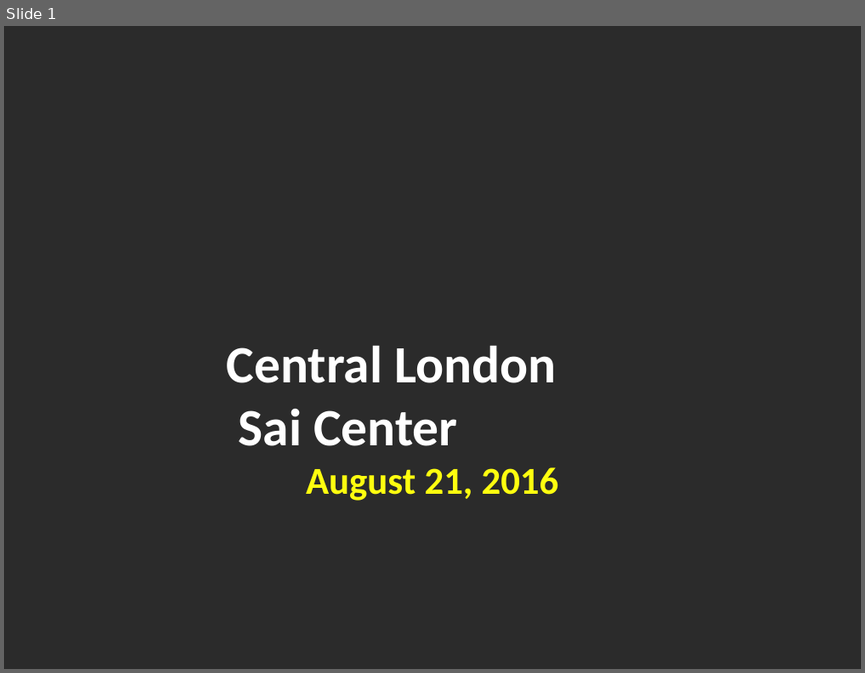
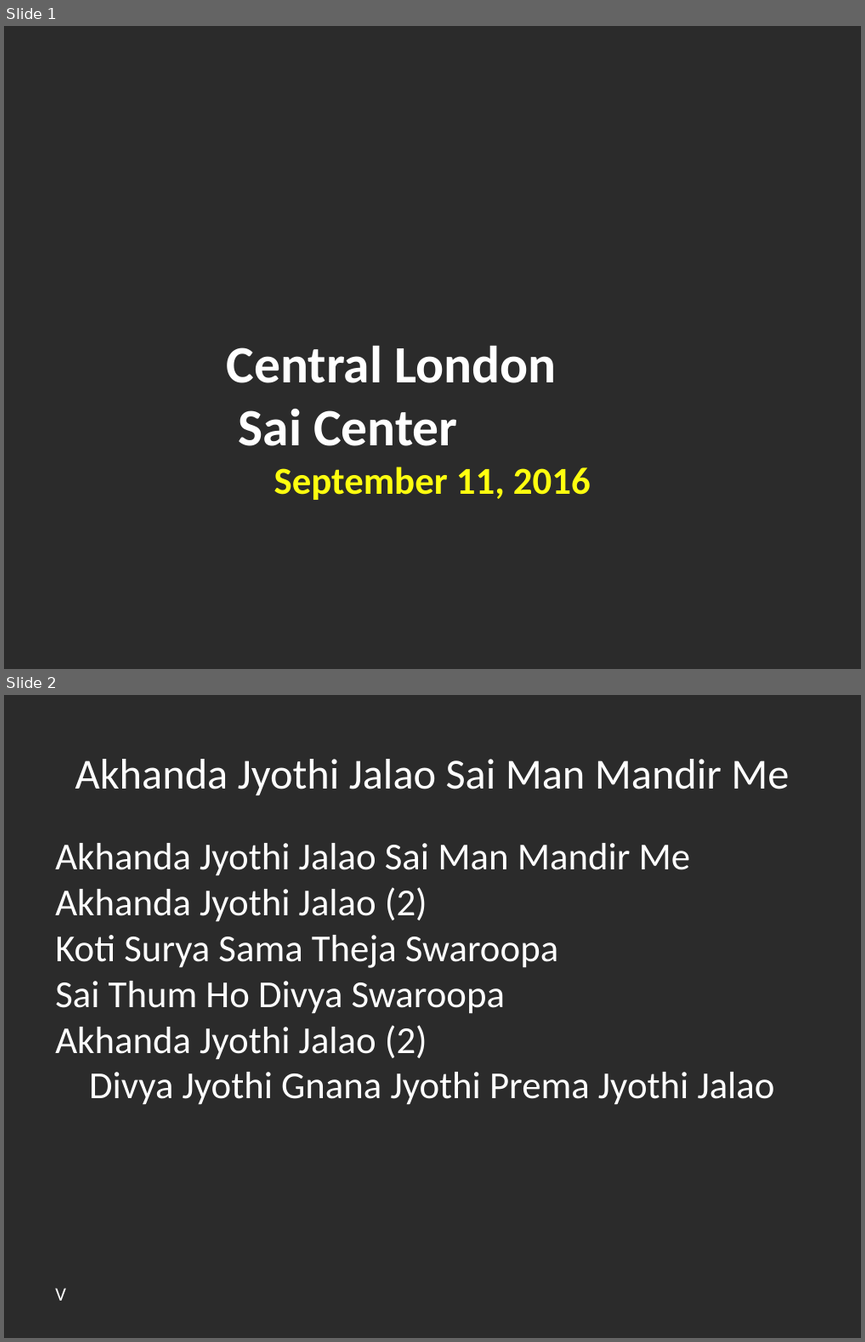
Before and after one commit to riteshreddyr/bhajanpresentationmaker, a slide deck: generated_ppts/bhajans.pptx. Shown one above the other, each under a label of ours: slide 1 before the commit, slides 1 and 2 after it. The pictures are 865x673 and 865x1342 pixels, drawn with LibreOffice and Linux fonts; fonts in the diff are those of the drawing; background and template pictures are left out; a plain dark background stands for a picture behind light text. Boxes give left, top, right and bottom in pixels: in the first picture for what was removed or moved away, otherwise in the second. Text is boxed around its words. In the diff, an @@ line names an element or a change of style, - is before the commit and + after.

```diff
--- a/generated_ppts/bhajans.pptx
+++ b/generated_ppts/bhajans.pptx
@@ slide 2 added at (4, 695, 861, 1338), background picture (left out) @@
@@ text added at (75, 759, 789, 795), 36 pt, text #FFFFFF @@
+Akhanda Jyothi Jalao Sai Man Mandir Me
@@ text added at (55, 843, 775, 1105), 32 pt, text #FFFFFF @@
+Akhanda Jyothi Jalao Sai Man Mandir Me
+Akhanda Jyothi Jalao (2)
+Koti Surya Sama Theja Swaroopa
+Sai Thum Ho Divya Swaroopa
+Akhanda Jyothi Jalao (2)
+Divya Jyothi Gnana Jyothi Prema Jyothi Jalao
@@ text added at (55, 1287, 66, 1300), 16 pt, text #FFFFFF @@
+V
@@ slide 1 changed as well @@
@@ text at (227, 345, 590, 499): text changed @@
-Central London
-Sai Center
-August 21, 2016
+Central London
+Sai Center
+September 11, 2016
```
Also in this commit, not shown: 1 other slide changed, 12 other slides added, 6 slides removed, 8 other files.
